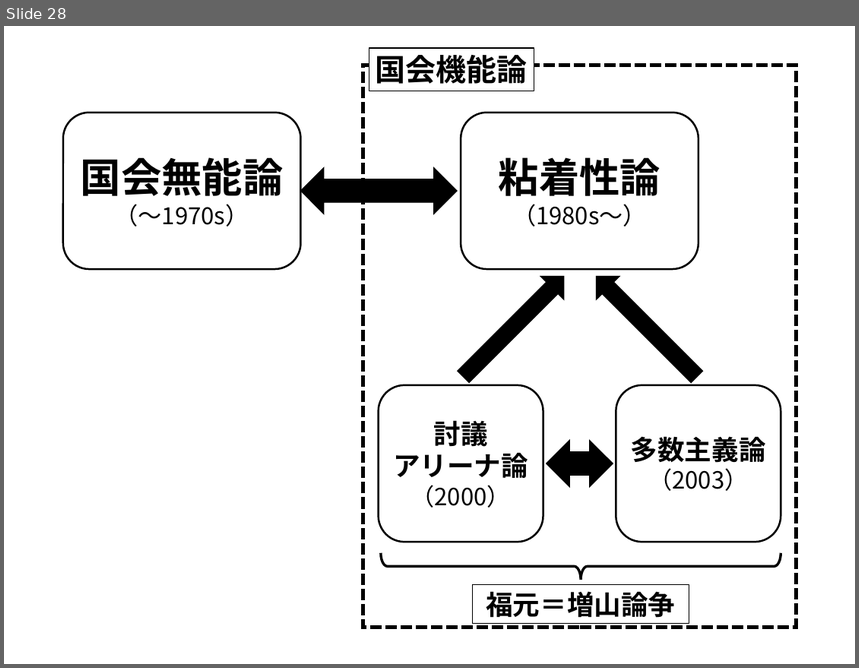
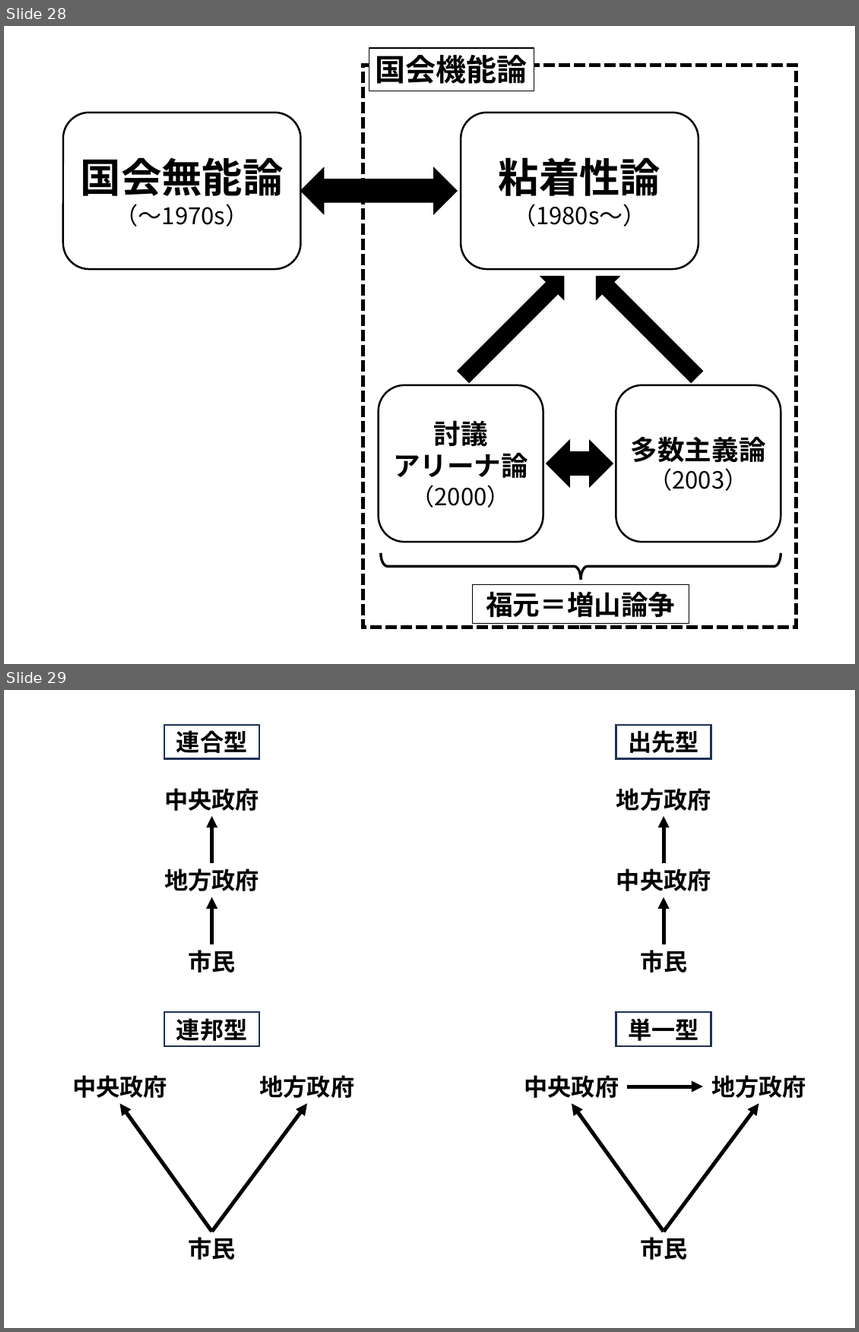
Before and after one commit to junpei-suzuki/PP-2026-Komazawa, a slide deck: figs/DIYfigures_pp.pptx. Shown one above the other, each under a label of ours: slide 28 before the commit, slides 28 and 29 after it. The pictures are 859x668 and 859x1332 pixels, drawn with LibreOffice and Linux fonts; fonts in the diff are those of the drawing. Boxes give left, top, right and bottom in pixels: in the first picture for what was removed or moved away, otherwise in the second. Text is boxed around its words. In the diff, an @@ line names an element or a change of style, - is before the commit and + after.

```diff
--- a/figs/DIYfigures_pp.pptx
+++ b/figs/DIYfigures_pp.pptx
@@ slide 29 added at <box>4,690,855,1328</box>, background #FFFFFF @@
@@ group added at <box>72,725,806,1260</box>: 12 texts, 9 arrows, 4 rectangles @@
+市民
+地方政府
+中央政府
+連合型
+市民
+中央政府
+地方政府
+出先型
+市民
+地方政府
+中央政府
+連邦型
+市民
+地方政府
+中央政府
+単一型
```
Also in this commit, not shown: 1 slide changed, 14 other files.
